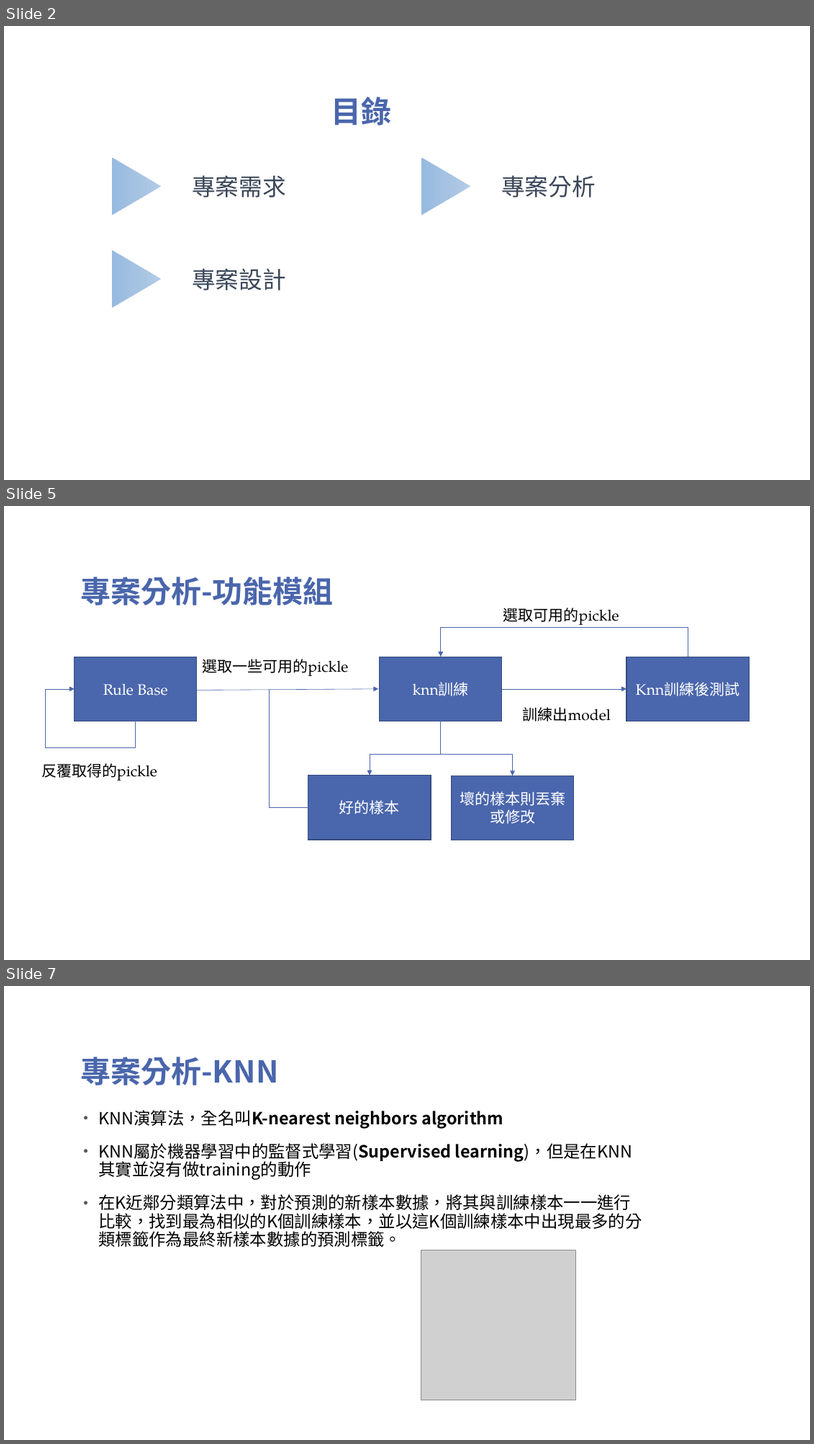
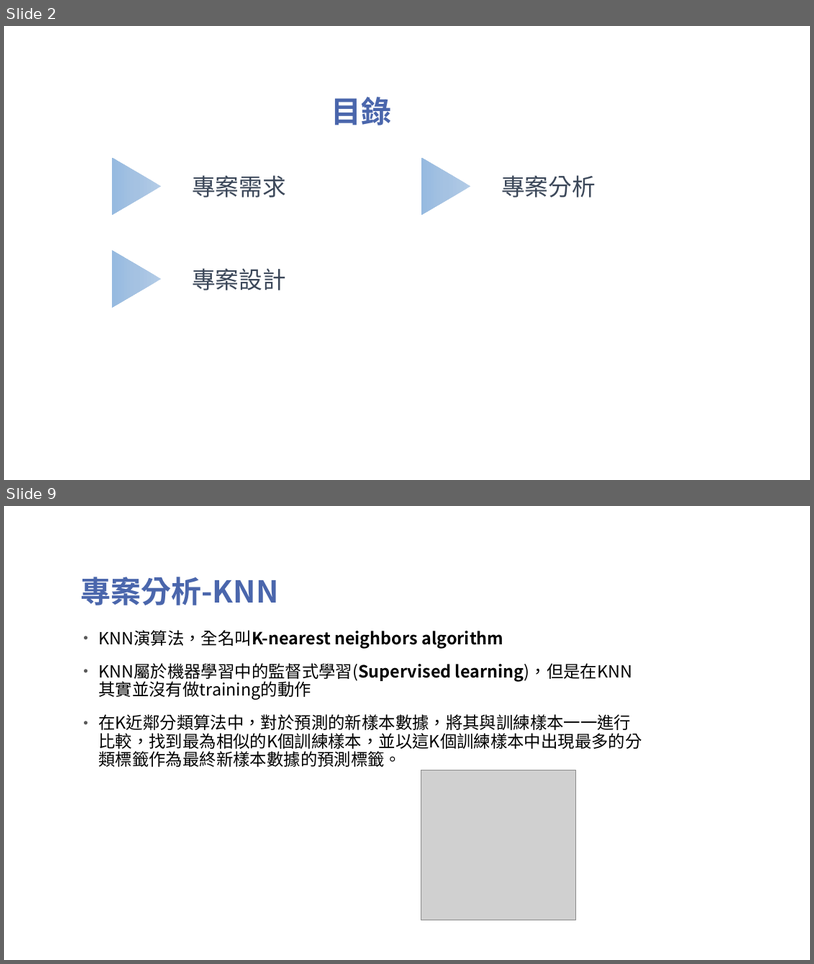
Before and after one commit to TsaiHaoWei/Machine-Learning, a slide deck: Finally project/Pingpong_第六組.pptx. Shown one above the other, each under a label of ours: slides 2, 5 and 7 before the commit, slides 2 and 9 after it; the slides between them are not shown. The pictures are 814x1444 and 814x964 pixels, drawn with LibreOffice and Linux fonts; fonts in the diff are those of the drawing; grey boxes stand for pictures; background and template pictures are left out. Boxes give left, top, right and bottom in pixels: in the first picture for what was removed or moved away, otherwise in the second. Text is boxed around its words. In the diff, an @@ line names an element or a change of style, - is before the commit and + after.

```diff
--- a/Finally project/Pingpong_第六組.pptx
+++ b/Finally project/Pingpong_第六組.pptx
@@ slide 5 removed at <box>4,506,810,960</box>, background picture (left out) @@
@@ title removed at <box>80,577,334,605</box> @@
-專案分析-功能模組
@@ text removed at <box>504,608,620,624</box> @@
-選取可用的pickle
@@ elbow line removed from (688, 656) to (441, 627) @@
@@ arrow removed from (441, 627) to (441, 656) @@
@@ rectangle removed at <box>74,656,196,721</box> @@
-Rule Base
@@ rectangle removed at <box>380,656,502,721</box> @@
-knn訓練
@@ rectangle removed at <box>627,656,748,721</box> @@
-Knn訓練後測試
@@ text removed at <box>203,659,349,675</box> @@
-選取一些可用的pickle
@@ elbow arrow removed from (45, 747) to (74, 689) @@
@@ arrow removed from (197, 690) to (378, 689) @@
@@ elbow line removed from (309, 807) to (269, 690) @@
@@ arrow removed from (502, 689) to (627, 689) @@
@@ elbow line removed from (136, 721) to (45, 747) @@
@@ line removed from (441, 721) to (441, 754) @@
@@ text removed at <box>523,707,611,721</box> @@
-訓練出model
@@ text removed at <box>41,763,157,780</box> @@
-反覆取得的pickle
@@ elbow arrow removed from (441, 754) to (370, 775) @@
@@ elbow arrow removed from (441, 754) to (513, 776) @@
@@ rectangle removed at <box>309,775,430,839</box> @@
-好的樣本
@@ rectangle removed at <box>452,776,574,840</box> @@
-壞的樣本則丟棄或修改
@@ what was slide 7 is now slide 9 @@
```
Also in this commit, not shown: 4 slides changed, 6 slides added, 1 other slide removed, 3 other files.
